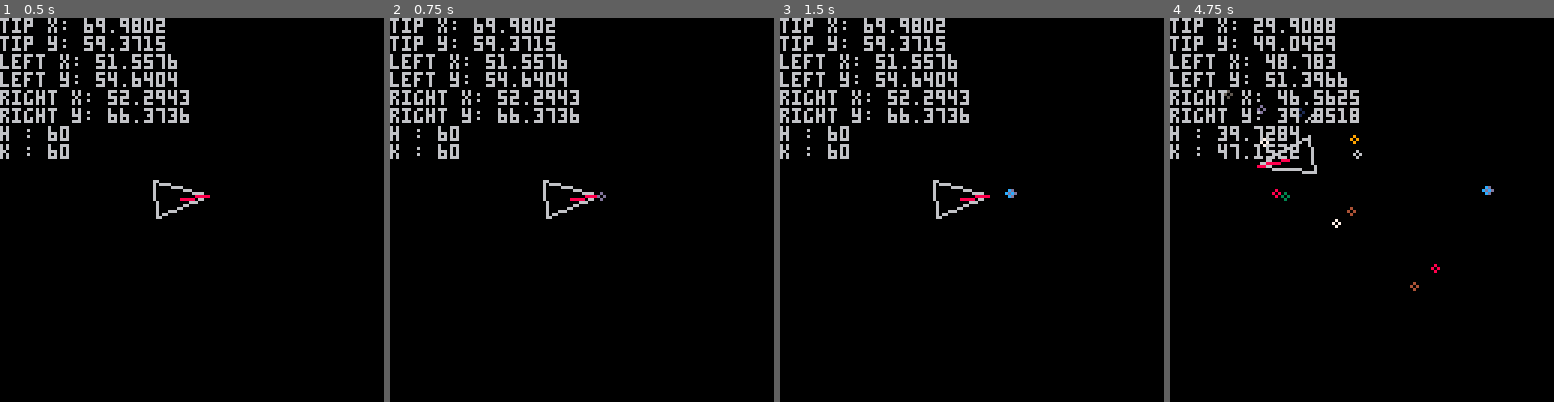
Above: before the commit, frames 1-4 (left to right).
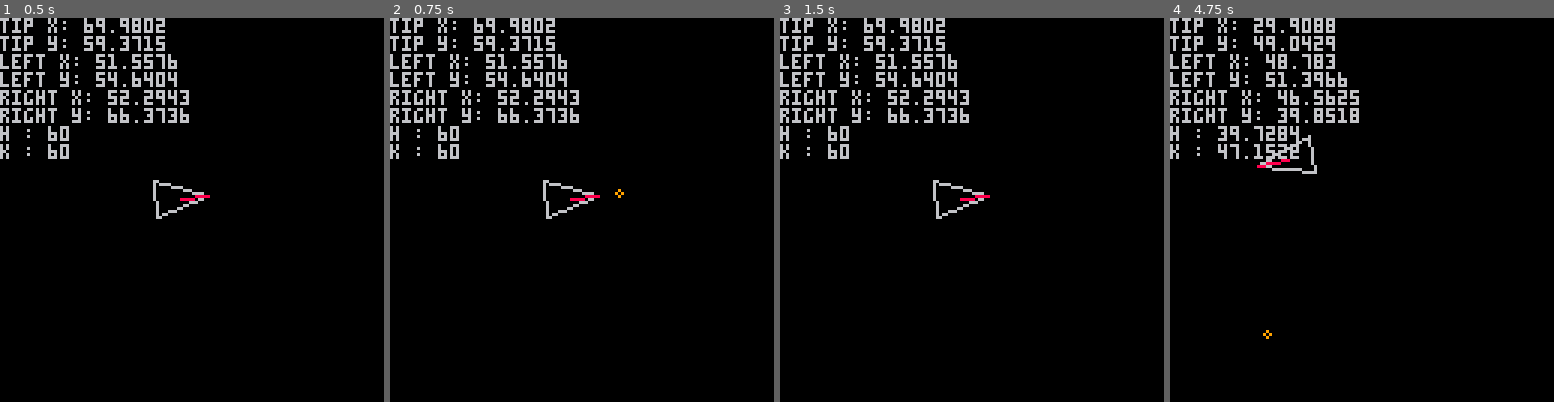
Above: after the commit, the same moments.

Repository: kdiab/carts
Game: PICO-8 cartridge assteroids/ass.p8
Two runs of this game, one before a commit and one after it. Both use one fixed random seed, a clock stepped at 60 frames per second and the inputs below.
Inputs:
- Up to frame 1 (0.5 s): no input
- Up to frame 2 (0.75 s): tap O (Z key) at 0.7 s
- Up to frame 3 (1.5 s): no input
- Up to frame 4 (4.75 s): hold Right 1.6-2.1 s; tap O (Z key) every 0.4 s from 1.7 to 4.5 s; hold Up 2.15-2.42 s; hold Right 2.47-3.03 s; hold Left 3.08-3.58 s; hold Right 4.02-4.68 s; hold Up from 4.73 s (still down)

Frame 1 is identical in both runs. In frame 2, less than 0.1% of the frame differs, in the area x 53-61%, y 44-48%; in frame 3, less than 0.1%; in frame 4, 0.4%, in the area x 14-85%, y 18-84%.

Commit message:
bullet rate, screen warp

Diff:
--- a/assteroids/ass.p8
+++ b/assteroids/ass.p8
@@ -18,6 +18,7 @@
 end
 
 function _draw()
+		cls(0)
 		player_draw()
 		draw_bullet()
 		if debug then
@@ -43,9 +44,22 @@
 		right={x=0,y=0},
 		d_vec={x=0,y=0}
 		}
+		timer = 0
+		fire_rate = 7
 end
 
 function player_update()
+		timer += 1
+		if h > 128 then
+				h = 0
+		elseif h < 0 then
+				h = 128
+		end
+		if k > 128 then
+				k = 0
+		elseif k < 0 then
+				k = 128
+		end
 		p = {
 		top={x=h+cos(tip+s)*r,y=k+sin(tip+s)*r},
 		left={x=h+cos(b_l+s)*r,y=k+sin(b_l+s)*r},
@@ -62,19 +76,18 @@
 				h += p.d_vec.x*base_speed
 				k += p.d_vec.y*base_speed
 		end
-		if btn(4) then
-				spawn_bullet(
-						p.top.x,
-						p.top.y,
-						p.d_vec.x,
-						p.d_vec.y
-				)
+		if btn(4) and timer >= fire_rate then
+						spawn_bullet(
+								p.top.x,
+								p.top.y,
+								p.d_vec.x,
+								p.d_vec.y
+						)
+					timer = 0
 		end
-
 end
 
 function player_draw()
-		cls()
 		line(p.top.x, p.top.y, p.left.x, p.left.y)
 		line(p.top.x, p.top.y, p.right.x, p.right.y)
 		line(p.right.x, p.right.y, p.left.x, p.left.y)
@@ -102,21 +115,31 @@
 
 function bullet_init()
 		bullets = {}
-		fire_rate = 0.3
 		bullet_size = 1
+		bullet_life = 12
+		bullet_color = 9
 end
 
 function update_bullet()
-		for i=1, #bullets do
-				bullets[i].x += bullets[i].dx*fire_rate
-				bullets[i].y += bullets[i].dy*fire_rate
+		for b in all(bullets) do
+				b.x += b.dx*fire_rate
+				if b.x > 128 then
+						b.x = 0
+				elseif b.x < 0 then
+						b.x = 128
+				end
+				b.y += b.dy*fire_rate
+				if b.y > 128 then
+						b.y = 0
+				elseif b.y < 0 then
+						b.y = 128
+				end
 		end
 		for b in all(bullets) do
-				if b.x > 128
-				or b.x < 0
-				or b.y > 128
-				or b.y < 0 then
+				if b.l <= 0 then
 						del(bullets,b)
+				else
+						b.l -= 1
 				end
 		end
 end
@@ -127,7 +150,8 @@
 							y=y,
 							dx=dx,
 							dy=dy,
-							c=rnd(15)
+							c=bullet_color,
+							l=bullet_life
 						}
 		add(bullets,b)
 end
